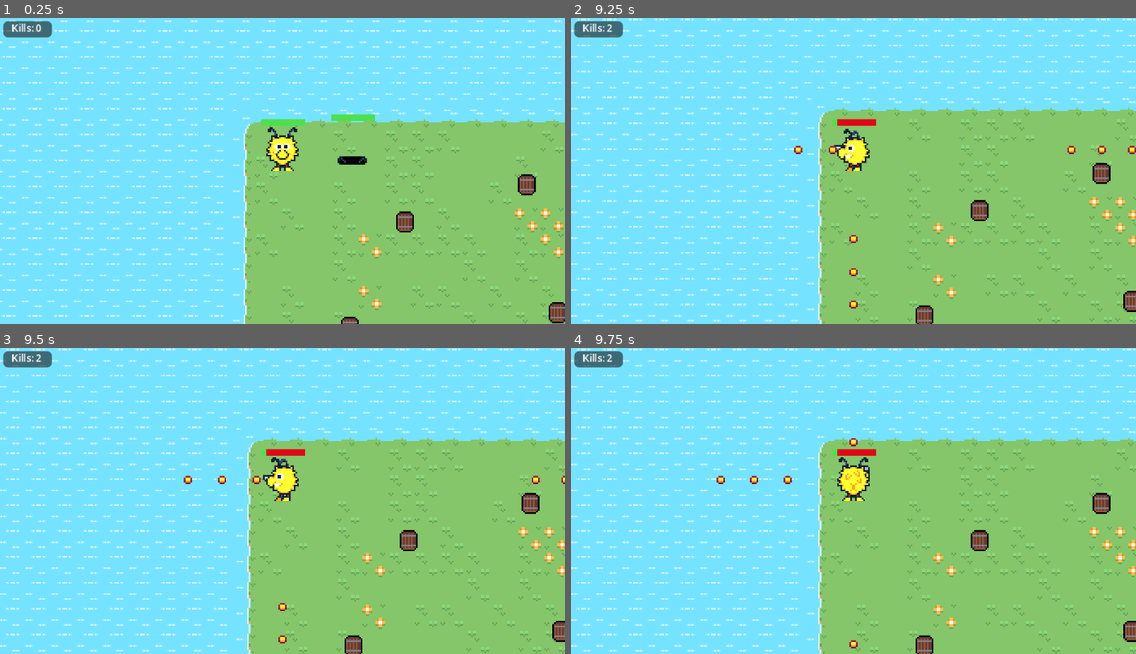
Above: before the commit, frames 1-4 (two rows, left to right).
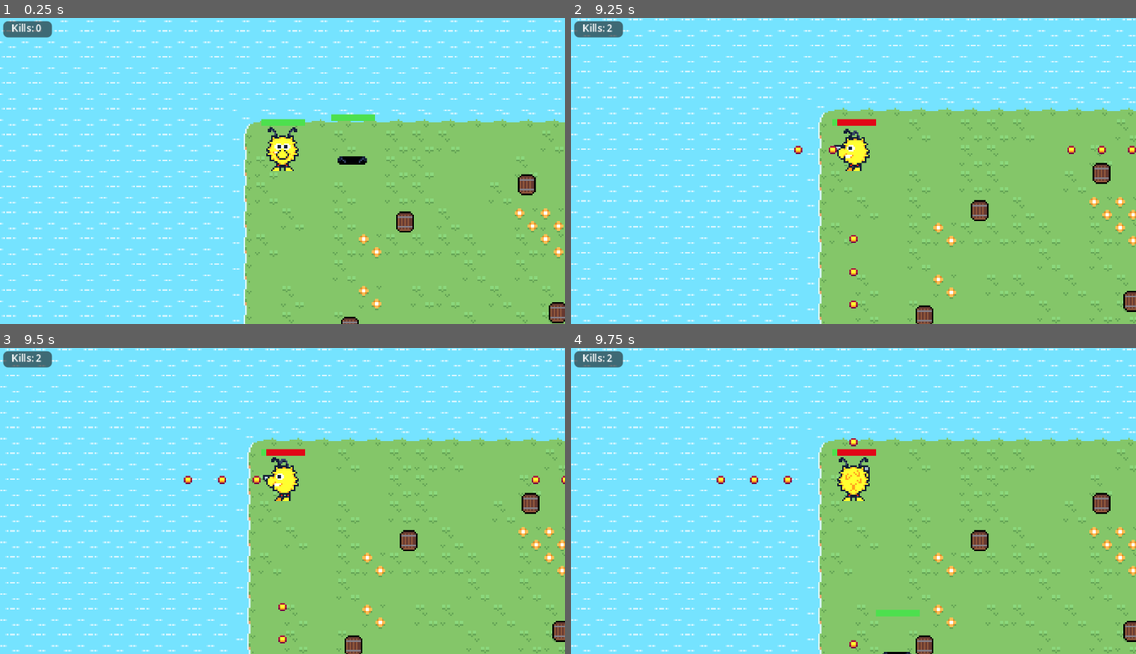
Above: after the commit, the same moments.

Repository: BonnGameDevKurs/gamedevgame
Game: Godot game, scene res://scenes/main.tscn
The game is run twice, just before and just after one commit, with the same random seed, the same clock (stepped at 60 frames per second) and the same inputs. This scene is started directly instead of the project's main scene.
Inputs:
- Up to frame 1 (0.25 s): no input
- Up to frame 2 (9.25 s): hold Up (fire_up) 0.53-2.03 s; hold Left (fire_left) 2.03-3.53 s; hold Down (fire_down) 3.53-4.28 s; hold Right (fire_right) 4.28-5.03 s; hold Up (fire_up) 5.03-5.78 s; hold Right (fire_right) 5.78-8.03 s; hold Down (fire_down) 8.03-8.78 s; hold Left (fire_left) from 8.78 s (still down)
- Up to frame 3 (9.5 s): keep holding Left (fire_left)
- Up to frame 4 (9.75 s): release Left (fire_left) at 9.53 s; hold Up (fire_up) from 9.53 s (still down)

Frames 1-3 are identical in both runs. In frame 4, 0.2% of the frame differs, in the area x 54-62%, y 85-100%.

Commit message:
increase spawn rate with in game time

Diff:
--- a/scenes/main.gd
+++ b/scenes/main.gd
@@ -2,14 +2,21 @@
 
 @export var spawn_area_start: Vector2 = Vector2(0,0)
 @export var spawn_area_end: Vector2 = Vector2(300,200)
+@export var initial_spawn_time = 5
+@export var time_reset_after_spawn_multiplier = 0.9
+@export var min_spawn_time = 1
+
 
 var enemy = preload("res://characters/enemy/enemy.tscn")
+var spawn_time
 
 @onready var spawn_timer = $SpawnTimer
 
 
 func _ready():
 	$SpawnTimer.timeout.connect(_on_spawn_timer_timeout)
+	spawn_time = initial_spawn_time
+	$SpawnTimer.start(initial_spawn_time)
 
 
 func spawn_enemies():
@@ -23,5 +30,6 @@
 
 
 func _on_spawn_timer_timeout():
-	spawn_timer.start()
+	spawn_time = max(min_spawn_time, spawn_time*time_reset_after_spawn_multiplier)
+	spawn_timer.start(spawn_time)
 	spawn_enemies()
